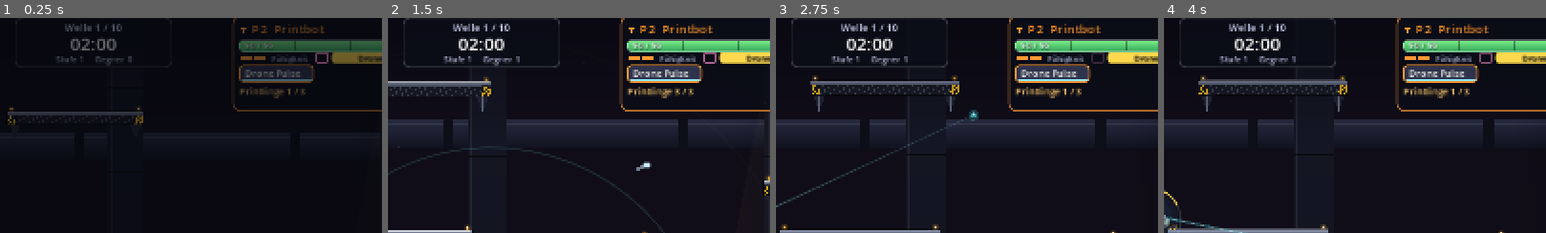
Above: before the commit, frames 1-4 (left to right).
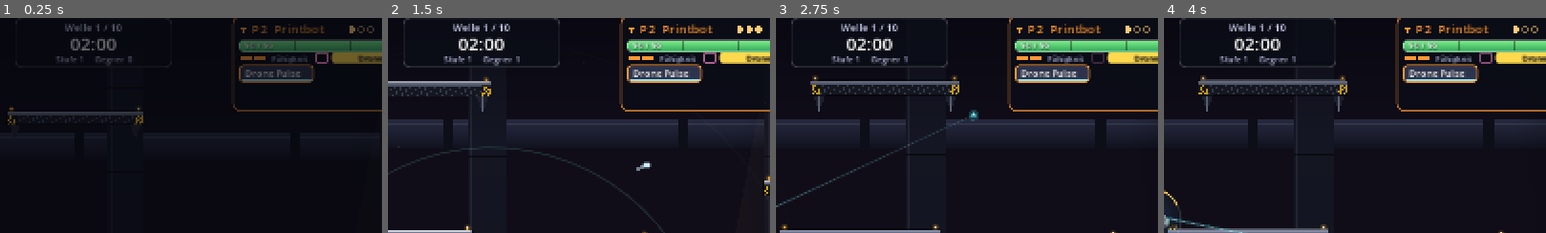
Above: after the commit, the same moments.

Repository: BearsinK/Ares
Game: Godot game, scene res://tests/minion_test.tscn
Two runs of this game, one before a commit and one after it. Both use one fixed random seed, a clock stepped at 60 frames per second and the inputs below. This scene is started directly instead of the project's main scene.
Inputs (mouse positions are % of the whole screen's width and height, from its top left):
- Up to frame 1 (0.25 s): no input
- Up to frame 2 (1.5 s): tap Enter (p1_confirm) at 0.5, 1.35 s; move the mouse to (72, 45) at 0.52 s; hold D (p1_right) from 0.53 s (still down); tap E (p1_ability) at 0.6 s; click (72, 45) at 0.67 s; tap Space (p1_jump) at 0.77, 1.07 s; move the mouse to (30, 55) at 1.27 s
- Up to frame 3 (2.75 s): tap Space (p1_jump) at 1.52, 1.82 s; move the mouse to (60, 28) at 2.02 s; release D (p1_right) at 2.03 s; hold A (p1_left) from 2.03 s (still down); tap Shift (p1_dash) at 2.1 s
- Up to frame 4 (4 s): move the mouse to (45, 70) at 2.77 s; release A (p1_left) at 2.78 s; hold D (p1_right) from 2.78 s (still down); tap F (p1_fire) at 2.85 s; click (45, 70) at 2.92 s; tap Space (p1_jump) at 3.02, 3.32, 3.77 s; move the mouse to (80, 65) at 3.52 s; tap R (p1_hook) at 3.6 s
The pictures show only the part of the screen within x 38-88%, y 2-52%; the shares and areas given below are measured in that part.

The runs differ from the first frame. In frame 1, 0.4% of the frame differs, in the area x 63-98%, y 3-38%; in frame 2, 0.6%, in the area x 62-98%, y 3-38%; in frame 3, 0.6%; in frame 4, 0.6%.

Commit message:
Review-Fixes: Medic, Nest und Rammtank ohne Skriptfehler bei Dienern, Printlinge als Punkte im HUD, Jet-Schub endet sauber, kein Cable Link im Solo
Co-Authored-By: Claude Sonnet 5.5 <noreply@anthropic.com>
Claude-Session: https://claude.ai/code/session_01LWfhWxkDekTWkUA5NKCt1X

Diff:
--- a/scripts/data/perks.gd
+++ b/scripts/data/perks.gd
@@ -386,9 +386,22 @@
 	return ", ".join(parts)
 
 
-static func random_ids(count: int) -> Array[String]:
+## Solo: Perks, die nur mit Partner wirken, werden nicht angeboten (Main setzt das Flag beim Spawn der Spieler).
+static var solo := false
+const PARTNER_ONLY: Array[String] = ["cablelink"]
+
+
+## Alle Perk-Ids, die im aktuellen Modus sinnvoll sind.
+static func pool() -> Array[String]:
 	var ids: Array[String] = []
 	for id in DATA:
+		if solo and PARTNER_ONLY.has(id):
+			continue
 		ids.append(id)
+	return ids
+
+
+static func random_ids(count: int) -> Array[String]:
+	var ids: Array[String] = pool()
 	ids.shuffle()
 	return ids.slice(0, count)
--- a/scripts/data/shop_items.gd
+++ b/scripts/data/shop_items.gd
@@ -94,7 +94,8 @@
 				"text": "%s\n%s" % [Weapons.summary(weapon_id), slot_text], "price": price_for("weapon", wave, player.purchases), "bought": false,
 				"color": Weapons.get_weapon(weapon_id).color}
 		_:
-			var perk_id: String = Perks.DATA.keys()[randi() % Perks.DATA.size()]
+			var perk_pool := Perks.pool()
+			var perk_id: String = perk_pool[randi() % perk_pool.size()]
 			return {"type": "perk", "id": perk_id, "name": Perks.DATA[perk_id].name,
 				"text": Perks.describe(perk_id, player.class_id), "price": price_for("perk", wave, player.purchases),
 				"bought": false, "color": Color(0.8, 0.8, 0.9)}
--- a/scripts/game/enemy.gd
+++ b/scripts/game/enemy.gd
@@ -385,6 +385,9 @@
 			best = distance
 			_target = player
 	# Diener des Printbots lenken ab: ein naher Diener wird bevorzugt angegriffen (Bodengegner nur, wenn er in Reichweite schwebt).
+	if data.attack == "heal" or data.attack == "spawn":
+		# Medic und Nest haben keinen Angriff auf Ziele: kein Diener lenkt sie ab.
+		return
 	for minion in Minion.active:
 		if minion.is_dead():
 			continue
@@ -393,7 +396,7 @@
 			continue
 		if data.movement != "fly":
 			# Bodengegner lassen sich nur von Dienern ablenken, die sie auch erreichen koennen (sonst stuenden sie unten und warteten).
-			var limit := BAIT_HEIGHT if (data.attack == "ranged" or data.attack == "strike") else reach() + 10.0
+			var limit := BAIT_HEIGHT if (data.attack == "ranged" or data.attack == "strike") else (110.0 if data.attack == "charge" else reach() + 10.0)
 			if absf(minion.global_position.y - global_position.y) > limit:
 				continue
 		best = gap
--- a/scripts/game/hud.gd
+++ b/scripts/game/hud.gd
@@ -362,15 +362,25 @@
 	# Minen und Tuerme in der Welt: eigene Zeile rechts unter den Chips, damit nichts ueberlappt.
 	if (held.kind == "deploy" or held.kind == "summon") and not player.downed:
 		_text(origin + Vector2(0, 110), "%d aktiv" % player.deployed_count(String(held.entity)), 14, Color(0.6, 1.0, 0.78), HORIZONTAL_ALIGNMENT_RIGHT, PANEL_WIDTH - 10.0)
-	# Printbot: die selbst gedruckten Printlinge.
+	# Printbot: die selbst gedruckten Printlinge als Punkte in der Kopfzeile (gefuellt = lebt).
 	if bool(player.stats.get("summoner", false)) and not player.downed:
 		var auto_kind := String(Minions.AUTO_PRINT.kind)
-		_text(origin + Vector2(0, 110), "Printlinge %d / %d" % [player.deployed_count(auto_kind), player.minion_cap(auto_kind)], 14, Color(1.0, 0.8, 0.45))
+		var alive := player.deployed_count(auto_kind)
+		var cap := player.minion_cap(auto_kind)
+		for k in cap:
+			var pip := origin + Vector2(168.0 + k * 14.0, 12.0)
+			if k < alive:
+				_canvas.draw_circle(pip, 5.0, Color(1.0, 0.8, 0.45))
+			else:
+				_canvas.draw_arc(pip, 4.5, 0.0, TAU, 12, Color(1.0, 0.8, 0.45, 0.5), 1.5, true)
 
 	# Firmware.
 	var fw_parts: Array[String] = []
 	for id in player.firmware:
 		var count: int = player.firmware[id]
+		if fw_parts.size() == 6:
+			fw_parts[5] = "+%d" % (player.firmware.size() - 5)
+			continue
 		fw_parts.append(Firmware.SHORT[id] + (" x%d" % count if count > 1 else ""))
 	if not fw_parts.is_empty():
 		var fw_text := "  ".join(fw_parts)
--- a/scripts/game/main.gd
+++ b/scripts/game/main.gd
@@ -884,6 +884,7 @@
 func _spawn_players() -> void:
 	# Eine Klasse in der Liste heisst Solo, zwei heissen Koop.
 	var count := mini(2, (Engine.get_meta("classes", DEFAULT_CLASSES) as Array).size())
+	Perks.solo = count < 2
 	for i in count:
 		var player := Player.new()
 		player.setup(i + 1, _class_for(i))
@@ -1187,7 +1188,7 @@
 			if _run_gambles >= 3:
 				_unlock("gambler")
 			# Das Glueck lohnt: Seltenes zaehlt hier voll (jedes dritte Item) statt mit dem Kistengewicht.
-			_grant_item(player, altar.global_position, Perks.DATA.keys(), 3.2, 1.0)
+			_grant_item(player, altar.global_position, Perks.pool(), 3.2, 1.0)
 		else:
 			Sfx.play("altar_lose", 0.03)
 			if Fx.instance:
@@ -1228,7 +1229,7 @@
 		_run_chests += 1
 		if _run_chests >= 5:
 			_unlock("chests_5")
-	var pool: Array = Perks.RARE_IDS if chest.large else Perks.DATA.keys()
+	var pool: Array = Perks.RARE_IDS if chest.large else Perks.pool()
 	_grant_item(player, chest.global_position, pool, 3.2)
 	camera.add_shake(7.0 if chest.large else 4.0)
 	_update_chest_prices()
--- a/scripts/game/player.gd
+++ b/scripts/game/player.gd
@@ -627,6 +627,9 @@
 	_update_auto_print(delta)
 	if is_on_floor() or on_rope or _clinging or _ceiling:
 		_jet_fuel = minf(1.0, _jet_fuel + delta * 2.5)
+	# Der Schub endet, sobald etwas anderes die Bewegung uebernimmt (Seil, Wand, Dash, Haken, Ausfall).
+	if downed or on_rope or _clinging or _ceiling or _dash_time_left > 0.0 or hook_active:
+		jet_active = false
 	_hurt_timer = maxf(0.0, _hurt_timer - delta)
 	_happy_timer = maxf(0.0, _happy_timer - delta)
 	var arm_target := 1.0 if (Input.is_action_pressed(_prefix + "fire") or _fire_flash > 0.05) and not downed else 0.0
@@ -1524,7 +1527,7 @@
 		_draw_speed_lines()
 	if _slamming:
 		_draw_slam_streaks(size)
-	if jet_active:
+	if jet_active and not downed:
 		_draw_jet(size)
 	if fw("jet") > 0 and _jet_fuel < 0.99 and not downed:
 		var gauge := Rect2(Vector2(-14.0, size.y * 0.5 + 6.0), Vector2(28.0, 3.0))
--- a/tests/camera_test.gd
+++ b/tests/camera_test.gd
@@ -48,11 +48,6 @@
 	_check(absf(camera.global_position.x - p1.global_position.x) < 140.0, "Kamera folgt nur dem Stehenden (x %d, Spieler %d)" % [int(camera.global_position.x), int(p1.global_position.x)])
 	_check(camera.zoom.x >= zoom_both - 0.01, "Kamera zoomt nicht wegen des Gefallenen heraus")
 
-	# Gefallener Partner ausserhalb des Bildes: Marker am HUD-Rand wird gezeichnet, ohne Fehler.
-	var xf: Transform2D = main.get_viewport().get_canvas_transform()
-	var screen: Vector2 = xf * p2.global_position
-	_check(screen.x > main.get_viewport().get_visible_rect().size.x * 0.0, "Berechnung der Bildschirmposition des Gefallenen funktioniert")
-
 	# Beide am Boden: Kamera nimmt wieder beide, die Spielzeit friert ein
 	main.director.enabled = true
 	await _frames(30)
--- a/tests/minion_test.gd
+++ b/tests/minion_test.gd
@@ -109,6 +109,20 @@
 	_check(bait_ref.get_ref() == null and Minion.count_of(p2, "printling") == 0, "Tote Diener verschwinden aus der Liste")
 	_clear()
 
+	# Medic und Nest ignorieren Diener, der Ansturm-Gegner (Rammtank) lenkt sich nur auf erreichbare ab
+	_clear()
+	await _frames(2)
+	var near := p2.summon_minion("printling")
+	near.global_position = Vector2(1500.0, 1160.0)
+	near.set_physics_process(false)
+	var medic: Enemy = main.director.spawn("medic", Vector2(1560.0, 1190.0))
+	var nest: Enemy = main.director.spawn("nest", Vector2(1620.0, 1190.0))
+	var rammer: Enemy = main.director.spawn("charger", Vector2(1680.0, 1190.0))
+	await _frames(6)
+	_check(medic._target != near and nest._target != near, "Medic und Nest lassen sich nicht ablenken")
+	_check(rammer._target == near, "Der Rammtank greift den nahen Diener an")
+	_clear()
+
 	# Gegnerschuesse treffen Diener
 	var target_minion: Minion = p2.summon_minion("printling")
 	target_minion.global_position = Vector2(1500.0, 1150.0)
